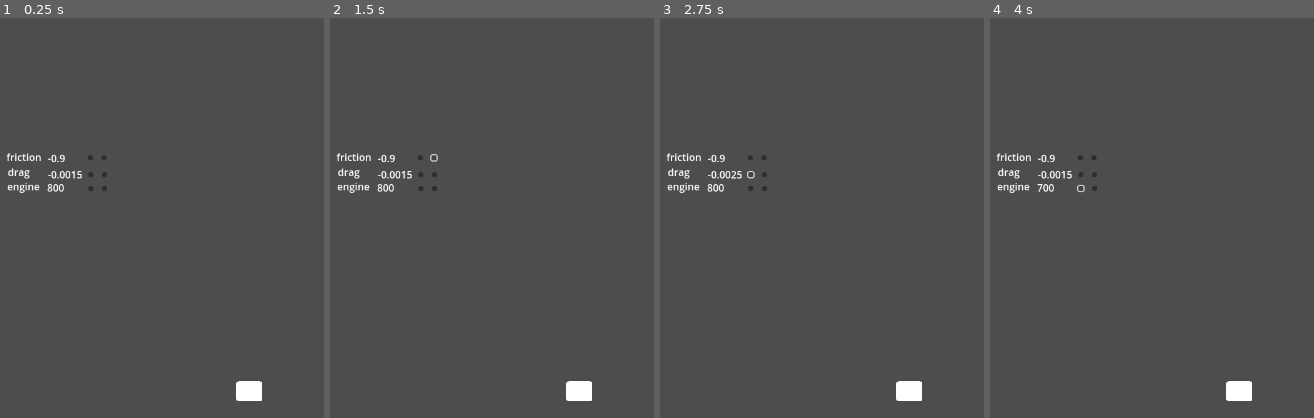
Above: before the commit, frames 1-4 (left to right).
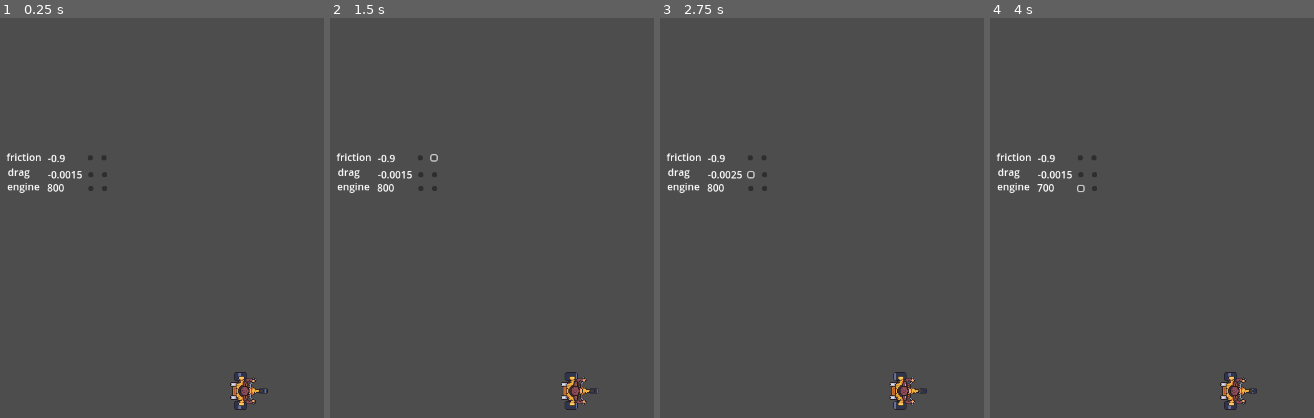
Above: after the commit, the same moments.

Repository: freesstylers/GoofyAhhCar
Game: Godot game, scene res://Assets/Scenes/Maps/PruebaMapas.tscn
Two runs of this game, one before a commit and one after it. Both use one fixed random seed, a clock stepped at 60 frames per second and the inputs below. The project has no main scene, so this scene is started directly.
Inputs (mouse positions are % of the whole screen's width and height, from its top left):
- Up to frame 1 (0.25 s): no input
- Up to frame 2 (1.5 s): click (14, 21) at 0.5 s; click (16, 21) at 1.25 s
- Up to frame 3 (2.75 s): click (14, 23) at 2 s
- Up to frame 4 (4 s): click (16, 23) at 2.75 s; click (14, 25) at 3.5 s
The pictures show only the part of the screen within x 0-50%, y 3-53%; the shares and areas given below are measured in that part.

The runs differ from the first frame. In frame 1, 0.7% of the frame differs, in the area x 70-83%, y 88-98%; in frame 2, 0.7%; in frame 3, 0.7%; in frame 4, 0.7%.

Commit message:
Macaco animao (soy gonzalo)

Diff:
--- /dev/null
+++ b/clusy-cart/Assets/Animations/MonoTricicloMotorizado3000/PlayerAnimation.tres
@@ -0,0 +1,34 @@
+[gd_resource type="SpriteFrames" load_steps=7 format=3 uid="uid://cy23rbgoxbhds"]
+
+[ext_resource type="Texture2D" uid="uid://cl8ahstinivbg" path="res://Assets/Sprites/El Machango/Machango1.png" id="1_fdkn3"]
+[ext_resource type="Texture2D" uid="uid://v751li4df2jx" path="res://Assets/Sprites/El Machango/Machango2.png" id="2_e4ni2"]
+[ext_resource type="Texture2D" uid="uid://vjtvo6ykvqa2" path="res://Assets/Sprites/El Machango/Machango3.png" id="3_a356j"]
+[ext_resource type="Texture2D" uid="uid://bsmtc0q1d88m1" path="res://Assets/Sprites/El Machango/Machango4.png" id="4_i6oxy"]
+[ext_resource type="Texture2D" uid="uid://chwjmg41vovt2" path="res://Assets/Sprites/El Machango/Machango5.png" id="5_qtxnr"]
+[ext_resource type="Texture2D" uid="uid://dha3go51yw3km" path="res://Assets/Sprites/El Machango/Machango6.png" id="6_8mtym"]
+
+[resource]
+animations = [{
+"frames": [{
+"duration": 0.2,
+"texture": ExtResource("1_fdkn3")
+}, {
+"duration": 0.2,
+"texture": ExtResource("2_e4ni2")
+}, {
+"duration": 0.2,
+"texture": ExtResource("3_a356j")
+}, {
+"duration": 0.2,
+"texture": ExtResource("4_i6oxy")
+}, {
+"duration": 0.2,
+"texture": ExtResource("5_qtxnr")
+}, {
+"duration": 0.2,
+"texture": ExtResource("6_8mtym")
+}],
+"loop": true,
+"name": &"default",
+"speed": 6.0
+}]
--- a/clusy-cart/Assets/Scenes/Player.tscn
+++ b/clusy-cart/Assets/Scenes/Player.tscn
@@ -1,7 +1,8 @@
-[gd_scene load_steps=8 format=3 uid="uid://csms6l2yxn245"]
+[gd_scene load_steps=9 format=3 uid="uid://csms6l2yxn245"]
 
 [ext_resource type="Script" path="res://Assets/Scripts/Player/PlayerMovement.gd" id="1_a0fay"]
 [ext_resource type="Texture2D" uid="uid://dl4slsob4ep4c" path="res://Square.png" id="2_nndn3"]
+[ext_resource type="SpriteFrames" uid="uid://cy23rbgoxbhds" path="res://Assets/Animations/MonoTricicloMotorizado3000/PlayerAnimation.tres" id="2_ulsy8"]
 [ext_resource type="Script" path="res://Assets/Scripts/Player/PlayerVisualizer.gd" id="3_ppvnt"]
 [ext_resource type="Script" path="res://Assets/Scripts/Player/PlayerInput.gd" id="4_am62n"]
 
@@ -22,16 +23,19 @@
 [node name="CollisionShape2D" type="CollisionShape2D" parent="."]
 shape = SubResource("RectangleShape2D_igi41")
 
-[node name="PlayerVisualizer" type="Sprite2D" parent="."]
-scale = Vector2(1.3, 1)
-texture = ExtResource("2_nndn3")
+[node name="PlayerVisualizer" type="AnimatedSprite2D" parent="."]
+rotation = 1.5708
+sprite_frames = ExtResource("2_ulsy8")
+autoplay = "default"
+frame_progress = 0.0755935
 script = ExtResource("3_ppvnt")
 
 [node name="BlinkTimer" type="Timer" parent="PlayerVisualizer"]
 
 [node name="LeftDrigtingParticles" type="CPUParticles2D" parent="PlayerVisualizer"]
-position = Vector2(-14.6154, -11)
-scale = Vector2(0.769231, 1)
+position = Vector2(-25, 35)
+rotation = -6.28319
+scale = Vector2(1, 1)
 emitting = false
 amount = 20
 lifetime = 0.25
@@ -48,8 +52,8 @@
 color_ramp = SubResource("Gradient_b6too")
 
 [node name="RightDriftingParticles" type="CPUParticles2D" parent="PlayerVisualizer"]
-position = Vector2(-13.8462, 8)
-scale = Vector2(0.769231, 1)
+position = Vector2(22, 35)
+scale = Vector2(1, 1)
 emitting = false
 amount = 20
 lifetime = 0.25
--- a/clusy-cart/Assets/Scripts/Player/PlayerVisualizer.gd
+++ b/clusy-cart/Assets/Scripts/Player/PlayerVisualizer.gd
@@ -1,4 +1,4 @@
-extends Sprite2D
+extends AnimatedSprite2D
 
 var playerSprite : Sprite2D = null
 var blinkTimer : Timer = null
@@ -9,7 +9,6 @@
 
 # Called when the node enters the scene tree for the first time.
 func _ready():
-	playerSprite = self
 	blinkTimer = $BlinkTimer
 	leftPart = $LeftDrigtingParticles
 	rightPart = $RightDriftingParticles
